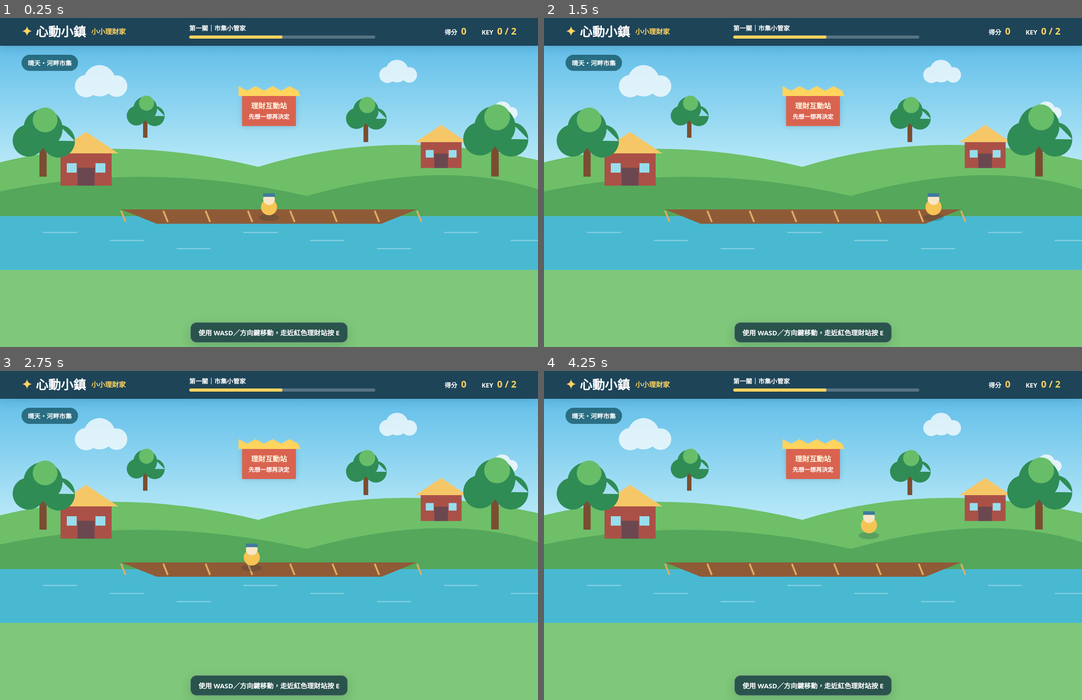
Above: before the commit, frames 1-4 (two rows, left to right).
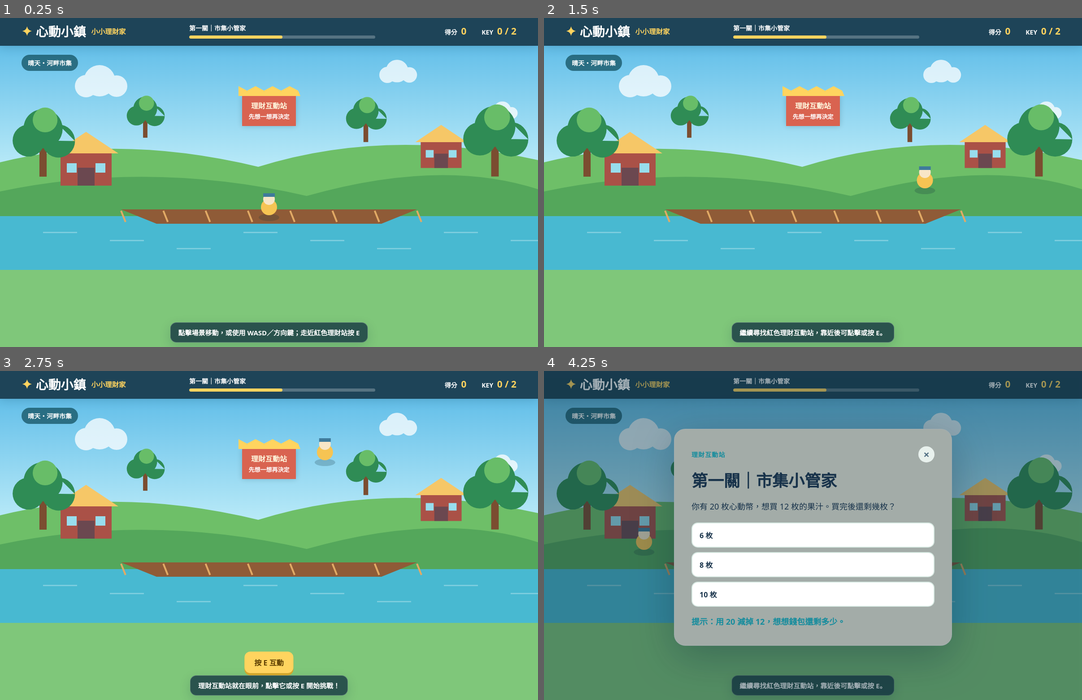
Above: after the commit, the same moments.

Repository: ujh-del/game2
Game: browser game, page web/index.html
Two runs of this game, one before a commit and one after it. Both use one fixed random seed, a clock stepped at 60 frames per second and the inputs below.
Inputs (mouse positions are in pixels of both pictures, inside the frame that each line leads up to):
- Up to frame 1 (0.25 s): no input
- Up to frame 2 (1.5 s): click (813, 159) at 0.27 s; hold Right from 1.03 s (still down); click (813, 179) at 1.07 s
- Up to frame 3 (2.75 s): release Right at 1.53 s; hold Down 1.58-1.85 s; click (161, 489) at 1.67 s; hold Left 1.9-2.47 s; click (376, 476) at 2.27 s; hold Up from 2.52 s (still down)
- Up to frame 4 (4.25 s): release Up at 2.82 s; click (893, 555) at 2.87 s; hold Right 2.87-3.53 s; click (678, 568) at 3.47 s; hold Up 3.58-3.82 s; hold Left from 3.87 s (still down); click (813, 466) at 4.07 s

The runs differ from the first frame. In frame 1, 0.9% of the frame differs, in the area x 31-69%, y 92-99%; in frame 2, 0.9%; in frame 3, 1.5%; in frame 4, 91%, in the area x 0-100%, y 2-100%.

Commit message:
Add click and touch movement controls

Diff:
--- a/web/app.js
+++ b/web/app.js
@@ -49,10 +49,11 @@
 function openQuestion(){ if(state.answered) return; state.answered=true; const q=questions[state.level]; questionTitle. …(343 unchanged characters)…
 function answer(index){ const q=questions[state.level]; const buttons=[...answers.children]; buttons.forEach(b=>b.disab …(673 unchanged characters)…
 function showResult(){ finalScore.textContent=state.score; resultMessage.textContent=`你取得 ${state.keys} 把 KEY，完成了兩個理財挑戰。記得：理財不是賭運氣，而是先規劃、再決定！`; resultCard.hidden=false; hint.textContent='學習紀錄已完成：規劃、保留、理解風險。'; }
-function restartGame(){ state.level=0; state.score=0; state.keys=0; state.answered=false; state.player={x:.5,y:.72}; questionCard.hidden=true; resultCard.hidden=true; hint.textContent='使用 WASD／方向鍵移動，走近紅色理財站按 E'; updateHud(); draw(); }
+function restartGame(){ state.level=0; state.score=0; state.keys=0; state.answered=false; state.player={x:.5,y:.72}; questionCard.hidden=true; resultCard.hidden=true; hint.textContent='點擊場景移動，或使用 WASD／方向鍵；走近紅色理財站按 E'; updateHud(); draw(); }
 
-function move(){ if(state.answered||!resultCard.hidden) retu …(130 unchanged characters)… tate.keysDown.has('down'))dy+=1; const mag=Math.hypot(dx,dy)||1; state.player.x=Math.max(.05,Math.min(.95,state.player.x+dx/mag*.008)); state.player.y=Math.max(.16,Math.min(.82,state.player.y+dy/mag*.008)); const n=nearStation(); interact.hidden=!n; if(n) hint.textContent='理財互動站就在眼前，按 E 開始挑戰！'; else if(state.level===0) hint.textContent='使用 WASD／方向鍵移動，走近紅色理財站按 E'; draw(); requestAnimationFrame(move); }
+function move(){ if(state.answered||!resultCard.hidden) retu …(130 unchanged characters)… tate.keysDown.has('down'))dy+=1; const moving=dx!==0||dy!==0; const mag=Math.hypot(dx,dy)||1; state.player.x=Math.max(.05,Math.min(.95,state.player.x+dx/mag*.008)); state.player.y=Math.max(.16,Math.min(.82,state.player.y+dy/mag*.008)); const n=nearStation(); interact.hidden=!n; if(n) hint.textContent='理財互動站就在眼前，點擊它或按 E 開始挑戰！'; else if(moving) hint.textContent='繼續尋找紅色理財互動站，靠近後可點擊或按 E。'; draw(); requestAnimationFrame(move); }
 const keyMap={w:'up',arrowup:'up',s:'down',arrowdown:'down',a:'left',arrowleft:'left',d:'right',arrowright:'right'};
 window.addEventListener('keydown',e=>{ const k=keyMap[e.key.toLowerCase()]; if(k){e.preventDefault();state.keysDown.add(k);} if(e.key.toLowerCase()==='e'&&nearStation())openQuestion(); }); window.addEventListener('keyup',e=>{const k=keyMap[e.key.toLowerCase()];if(k)state.keysDown.delete(k);});
+canvas.addEventListener('click', e => { if(state.answered || !resultCard.hidden) return; const rect=canvas.getBoundingClientRect(); const x=(e.clientX-rect.left)/rect.width; const y=(e.clientY-rect.top)/rect.height; if(Math.hypot(x-state.station.x,y-state.station.y)<.16){ openQuestion(); return; } state.player={x,y:Math.max(.16,Math.min(.82,y))}; interact.hidden=!nearStation(); hint.textContent=nearStation()?'理財互動站就在眼前，點擊它或按 E 開始挑戰！':'已移動到新位置；繼續尋找紅色理財互動站。'; draw(); });
 document.querySelectorAll('[data-key]').forEach(b=>{ const k=b.dataset.key; ['pointerdown','touchstart'].forEach(ev=>b. …(195 unchanged characters)…
 interact.addEventListener('click',openQuestion); closeQuestion.addEventListener('click',()=>{questionCard.hidden=true;state.answered=false;}); restart.addEventListener('click',restartGame); updateHud(); move();
--- a/web/index.html
+++ b/web/index.html
@@ -18,7 +18,7 @@
     <section class="play-area">
       <canvas id="scene" aria-label="心動小鎮遊戲場景"></canvas>
       <div class="scene-badge">晴天・河畔市集</div>
-      <div id="hint" class="hint" role="status">使用 WASD／方向鍵移動，走近紅色理財站按 E</div>
+      <div id="hint" class="hint" role="status">點擊場景移動，或使用 WASD／方向鍵；走近紅色理財站按 E</div>
       <div class="touch-controls" aria-label="觸控移動控制">
         <button data-key="up" aria-label="向上">▲</button>
         <div><button data-key="left" aria-label="向左">◀</button><button data-key="down" aria-label="向下">▼</button><button data-key="right" aria-label="向右">▶</button></div>
